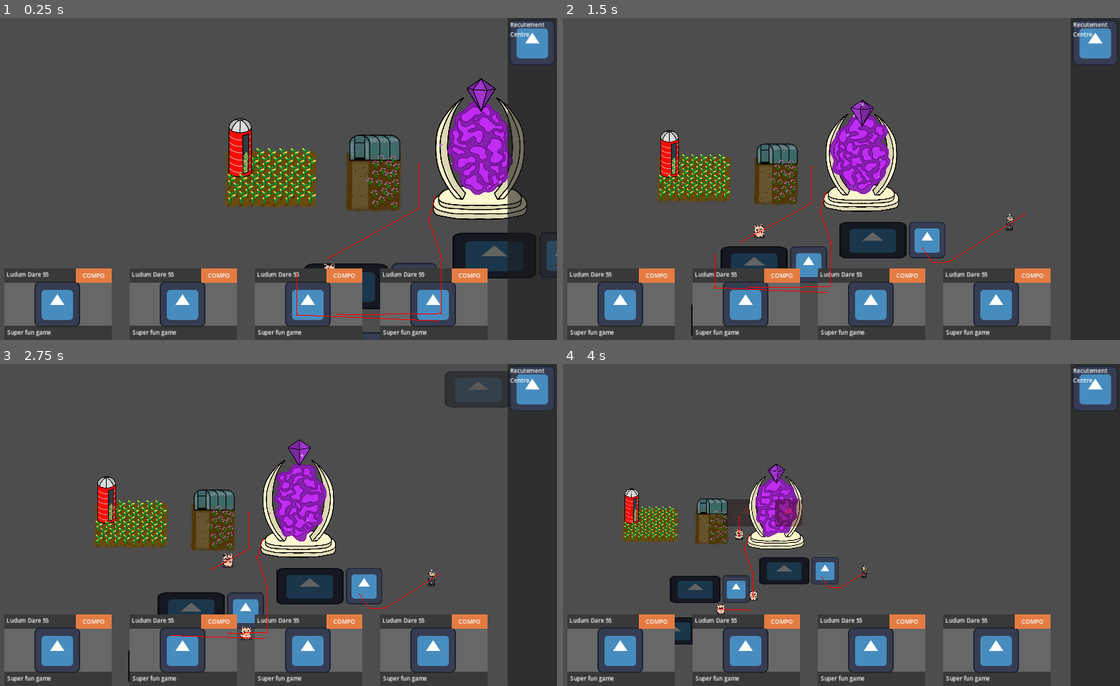
Above: before the commit, frames 1-4 (two rows, left to right).
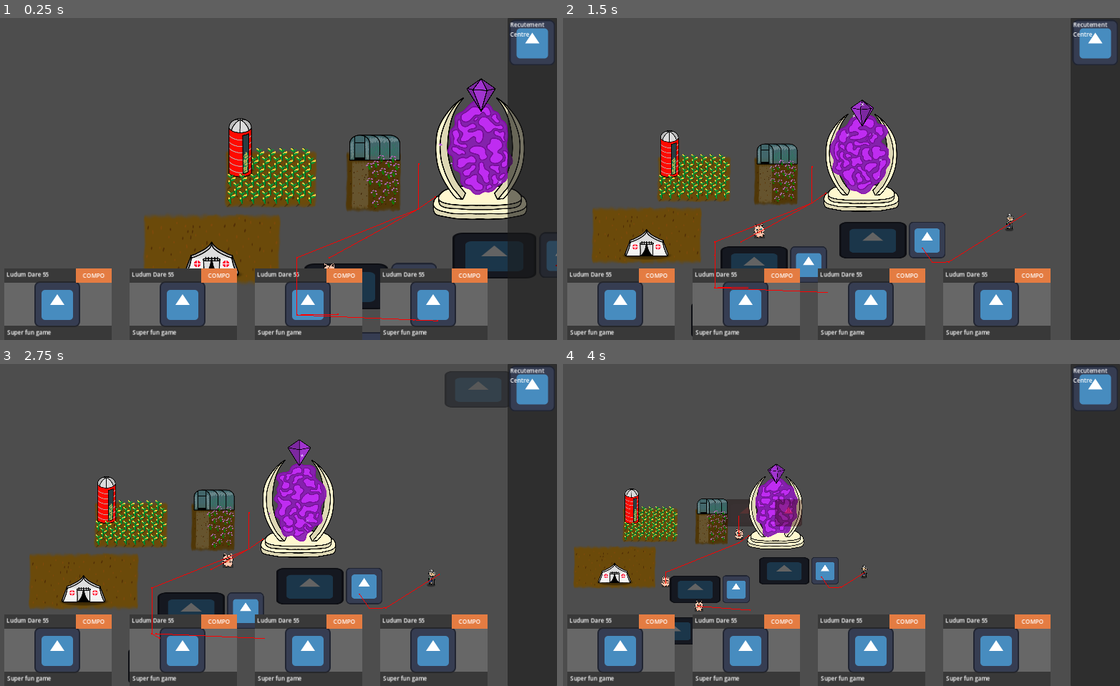
Above: after the commit, the same moments.

Repository: CiaranWoodward/LD55
Game: Godot game, scene res://Map/GameMap.tscn
Two runs of this game, one before a commit and one after it. Both use one fixed random seed, a clock stepped at 60 frames per second and the inputs below. The engine's default icon, where the game draws it, is replaced by a stand-in: a white triangle on a blue panel in a dark square.
Inputs (mouse positions are in pixels of both pictures, inside the frame that each line leads up to):
- Up to frame 1 (0.25 s): no input
- Up to frame 2 (1.5 s): move the mouse to (958, 162) at 0.52 s; hold Right (ui_right) 0.53-1.25 s; hold Mouse wheel down (zoom_in) 0.53-1.25 s; click (958, 162) at 0.67 s; drag from (718, 195) to (796, 265) at 1.27 s
- Up to frame 3 (2.75 s): click "Recutement Centre" at 2 s
- Up to frame 4 (4 s): move the mouse to (891, 454) at 2.77 s; hold Right (ui_right) 2.78-3.5 s; hold Mouse wheel down (zoom_in) 2.78-3.5 s; drag from (802, 589) to (785, 512) at 3.52 s

The runs differ from the first frame. In frame 1, 4.4% of the frame differs, in the area x 25-80%, y 44-93%; in frame 2, 3.5%; in frame 3, 3.6%; in frame 4, 2.1%.

Commit message:
created field hospital scene

Diff:
--- /dev/null
+++ b/Buildings/FieldHospital.gd
@@ -0,0 +1,23 @@
+extends ProductionBuilding
+
+# Called when the node enters the scene tree for the first time.
+func _ready():
+	super._ready()
+
+# Called every frame. 'delta' is the elapsed time since the previous frame.
+func _process(delta):
+	super._process(delta)
+
+func do_build():
+	super.do_build()
+	change_inventory_count(Global.ResourceType.CORN, 1)
+	change_queue_count(Global.ResourceType.CORN, 1)
+	change_queue_count(Global.ResourceType.CAT, -1)
+
+func handle_character(character: BaseCharacter):
+	if (character is Cat):
+		if (character.has_resource(Global.ResourceType.CAT)):
+			character.give_resource(Global.ResourceType.CORN)
+			change_inventory_count(Global.ResourceType.CORN, -1)
+			change_queue_count(Global.ResourceType.CORN, -1)
+			change_queue_count(Global.ResourceType.CAT, 1)
--- /dev/null
+++ b/Buildings/FieldHospital.tscn
@@ -0,0 +1,98 @@
+[gd_scene load_steps=10 format=3 uid="uid://radowl65xsta"]
+
+[ext_resource type="Script" path="res://Buildings/FieldHospital.gd" id="1_jjc0k"]
+[ext_resource type="Texture2D" uid="uid://dp4ghly3jtsek" path="res://Graphics/Buildings/Ground0000.png" id="2_k4ng1"]
+[ext_resource type="Texture2D" uid="uid://ewhg68vdj3ix" path="res://Graphics/Buildings/GroundFlecks0000.png" id="3_bvfl0"]
+[ext_resource type="Texture2D" uid="uid://0el1k285e4s2" path="res://Graphics/Buildings/PortalParticle0000.png" id="4_cywp8"]
+[ext_resource type="Texture2D" uid="uid://cnofoyfnapnlu" path="res://Graphics/Buildings/FieldHospital/Fill0000.png" id="5_eghah"]
+[ext_resource type="Texture2D" uid="uid://bfoh7k3fj37j5" path="res://Graphics/Buildings/FieldHospital/FieldHospital0000.png" id="6_ifdpd"]
+[ext_resource type="Texture2D" uid="uid://ypr10migvsrd" path="res://Graphics/Buildings/FieldHospital/Cross0000.png" id="7_c6pry"]
+
+[sub_resource type="RectangleShape2D" id="RectangleShape2D_p2y8g"]
+size = Vector2(382.375, 202)
+
+[sub_resource type="NavigationPolygon" id="NavigationPolygon_rd5b6"]
+vertices = PackedVector2Array(-38, 82, -127, 84, -126, -79, -38, 22, 230, -79, 223, 82, 140, 81, 138, 18, 51, -37)
+polygons = Array[PackedInt32Array]([PackedInt32Array(0, 1, 2, 3), PackedInt32Array(4, 5, 6, 7), PackedInt32Array(8, 3, 2), PackedInt32Array(8, 2, 4), PackedInt32Array(4, 7, 8)])
+outlines = Array[PackedVector2Array]([PackedVector2Array(-28, 92, -28, 27, 51, -25, 128, 24, 131, 91, 233, 93, 240, -89, -136, -89, -138, 95)])
+source_geometry_group_name = &"navigation_polygon_source_group"
+
+[node name="FieldHospital" type="Node2D"]
+script = ExtResource("1_jjc0k")
+
+[node name="Graphic" type="Node2D" parent="."]
+y_sort_enabled = true
+
+[node name="Ground" type="Node2D" parent="Graphic"]
+z_index = -1
+position = Vector2(87, 0)
+scale = Vector2(-1.314, -1.681)
+
+[node name="Back" type="Sprite2D" parent="Graphic/Ground"]
+self_modulate = Color(0.419608, 0.290196, 0.0392157, 1)
+position = Vector2(-0.380506, -0.297506)
+scale = Vector2(0.810496, 1.23167)
+texture = ExtResource("2_k4ng1")
+
+[node name="Flecks" type="Sprite2D" parent="Graphic/Ground"]
+self_modulate = Color(0.498039, 0.286275, 0.0392157, 1)
+position = Vector2(-0.380517, -0.297504)
+scale = Vector2(0.818106, 1.23167)
+texture = ExtResource("3_bvfl0")
+
+[node name="Ground2" type="Node2D" parent="Graphic"]
+z_index = -1
+position = Vector2(-88, 0)
+scale = Vector2(1.31401, 1.68064)
+
+[node name="Back" type="Sprite2D" parent="Graphic/Ground2"]
+self_modulate = Color(0.419608, 0.290196, 0.0392157, 1)
+position = Vector2(-0.380506, -0.297506)
+scale = Vector2(0.810496, 1.23167)
+texture = ExtResource("2_k4ng1")
+
+[node name="Flecks" type="Sprite2D" parent="Graphic/Ground2"]
+self_modulate = Color(0.498039, 0.286275, 0.0392157, 1)
+position = Vector2(-0.380517, -0.297504)
+scale = Vector2(0.818106, 1.23167)
+texture = ExtResource("3_bvfl0")
+
+[node name="Tent" type="Node2D" parent="Graphic"]
+position = Vector2(0, 73)
+scale = Vector2(0.8, 0.8)
+
+[node name="Shadow" type="Sprite2D" parent="Graphic/Tent"]
+self_modulate = Color(0, 0, 0, 0.607843)
+position = Vector2(0, -5)
+scale = Vector2(4.45186, 0.937689)
+texture = ExtResource("4_cywp8")
+
+[node name="Fill" type="Sprite2D" parent="Graphic/Tent"]
+self_modulate = Color(0.956863, 0.956863, 0.956863, 1)
+position = Vector2(0, -56)
+texture = ExtResource("5_eghah")
+
+[node name="Tent" type="Sprite2D" parent="Graphic/Tent"]
+position = Vector2(0, -56)
+texture = ExtResource("6_ifdpd")
+
+[node name="Cross" type="Sprite2D" parent="Graphic/Tent"]
+position = Vector2(0, -56)
+texture = ExtResource("7_c6pry")
+
+[node name="BuildPrevention" type="Area2D" parent="."]
+visible = false
+collision_layer = 3
+
+[node name="BuildPreventionShape" type="CollisionShape2D" parent="BuildPrevention"]
+shape = SubResource("RectangleShape2D_p2y8g")
+
+[node name="Polygon2D" type="Polygon2D" parent="." groups=["navigation_blocking_group"]]
+color = Color(1, 1, 1, 0)
+polygon = PackedVector2Array(-184, -92, 188, -92, 182, 92, 22, 89, 21, 30, -21, 30, -25, 89, -186, 94)
+
+[node name="WorkingNavigationRegion" type="NavigationRegion2D" parent="."]
+visible = false
+position = Vector2(-52, -1)
+navigation_polygon = SubResource("NavigationPolygon_rd5b6")
+navigation_layers = 2
--- /dev/null
+++ b/Buildings/HerbGarden.gd
@@ -0,0 +1,23 @@
+extends ProductionBuilding
+
+# Called when the node enters the scene tree for the first time.
+func _ready():
+	super._ready()
+
+# Called every frame. 'delta' is the elapsed time since the previous frame.
+func _process(delta):
+	super._process(delta)
+
+func do_build():
+	super.do_build()
+	change_inventory_count(Global.ResourceType.CORN, 1)
+	change_queue_count(Global.ResourceType.CORN, 1)
+	change_queue_count(Global.ResourceType.CAT, -1)
+
+func handle_character(character: BaseCharacter):
+	if (character is Cat):
+		if (character.has_resource(Global.ResourceType.CAT)):
+			character.give_resource(Global.ResourceType.CORN)
+			change_inventory_count(Global.ResourceType.CORN, -1)
+			change_queue_count(Global.ResourceType.CORN, -1)
+			change_queue_count(Global.ResourceType.CAT, 1)
--- a/Buildings/HerbGarden.tscn
+++ b/Buildings/HerbGarden.tscn
@@ -1,6 +1,6 @@
 [gd_scene load_steps=11 format=3 uid="uid://xwnmbnqormf4"]
 
-[ext_resource type="Script" path="res://Buildings/CornField.gd" id="1_hj6p5"]
+[ext_resource type="Script" path="res://Buildings/HerbGarden.gd" id="1_51b6j"]
 [ext_resource type="Texture2D" uid="uid://dp4ghly3jtsek" path="res://Graphics/Buildings/Ground0000.png" id="2_wawuv"]
 [ext_resource type="Texture2D" uid="uid://ewhg68vdj3ix" path="res://Graphics/Buildings/GroundFlecks0000.png" id="3_n3lwa"]
 [ext_resource type="Texture2D" uid="uid://mnptu41hifo4" path="res://Graphics/Buildings/HerbGarden/GreenhousePlants0000.png" id="4_i3scb"]
@@ -19,7 +19,7 @@
 source_geometry_group_name = &"navigation_polygon_source_group"
 
 [node name="HerbGarden" type="Node2D"]
-script = ExtResource("1_hj6p5")
+script = ExtResource("1_51b6j")
 
 [node name="Graphic" type="Node2D" parent="."]
 y_sort_enabled = true
@@ -37,23 +37,23 @@
 
 [node name="Path" type="Sprite2D" parent="Graphic/Ground"]
 self_modulate = Color(0.603922, 0.52549, 0.352941, 0.647059)
-position = Vector2(-45.7542, 55.2483)
-scale = Vector2(0.301851, 0.800537)
+position = Vector2(-45.7542, 54.9664)
+scale = Vector2(0.301851, 0.794899)
 texture = ExtResource("2_wawuv")
 
 [node name="Flecks" type="Sprite2D" parent="Graphic/Ground"]
 self_modulate = Color(0.498039, 0.286275, 0.0392157, 1)
 texture_repeat = 2
-position = Vector2(-0.405133, 72.5503)
-scale = Vector2(0.945704, 0.449719)
+position = Vector2(-0.405133, 68.6591)
+scale = Vector2(0.945704, 0.527544)
 texture = ExtResource("3_n3lwa")
 
 [node name="Flecks2" type="Sprite2D" parent="Graphic/Ground"]
 self_modulate = Color(0.498039, 0.286275, 0.0392157, 1)
 texture_repeat = 2
-position = Vector2(3.40772, 28.0134)
+position = Vector2(2.55853, 31.0269)
 rotation = 3.14159
-scale = Vector2(0.946, 0.45)
+scale = Vector2(1.01111, 0.51027)
 texture = ExtResource("3_n3lwa")
 
 [node name="Greenhouse" type="Node2D" parent="Graphic"]
@@ -98,7 +98,7 @@
 position = Vector2(8, -37)
 
 [node name="Herb7" parent="Graphic" instance=ExtResource("8_mmhl0")]
-position = Vector2(60, 78)
+position = Vector2(-10, -31)
 
 [node name="Herb8" parent="Graphic" instance=ExtResource("8_mmhl0")]
 position = Vector2(44, -37)
@@ -128,13 +128,13 @@
 position = Vector2(44, -5)
 
 [node name="Herb17" parent="Graphic" instance=ExtResource("8_mmhl0")]
-position = Vector2(47, 52)
+position = Vector2(56, 66)
 
 [node name="Herb18" parent="Graphic" instance=ExtResource("8_mmhl0")]
 position = Vector2(28, -17)
 
 [node name="Herb19" parent="Graphic" instance=ExtResource("8_mmhl0")]
-position = Vector2(32, 39)
+position = Vector2(37, 42)
 
 [node name="Herb20" parent="Graphic" instance=ExtResource("8_mmhl0")]
 position = Vector2(18, 16)
--- a/Map/GameMap.tscn
+++ b/Map/GameMap.tscn
@@ -13,6 +13,7 @@
 [ext_resource type="PackedScene" uid="uid://rana6ggydmfn" path="res://Characters/Granny.tscn" id="8_u3pgy"]
 [ext_resource type="PackedScene" uid="uid://c52obgi0jrhc1" path="res://Buildings/CornField.tscn" id="10_3752r"]
 [ext_resource type="PackedScene" uid="uid://xwnmbnqormf4" path="res://Buildings/HerbGarden.tscn" id="13_fryhv"]
+[ext_resource type="PackedScene" uid="uid://radowl65xsta" path="res://Buildings/FieldHospital.tscn" id="14_aa4xp"]
 
 [sub_resource type="NavigationPolygon" id="NavigationPolygon_imvrd"]
 outlines = Array[PackedVector2Array]([PackedVector2Array(-571, -416, 1749, -422, 1799, 1434, -652, 1424)])
@@ -82,3 +83,6 @@
 
 [node name="HerbGarden" parent="." instance=ExtResource("13_fryhv")]
 position = Vector2(287, 6)
+
+[node name="FieldHospital" parent="." instance=ExtResource("14_aa4xp")]
+position = Vector2(-164, 197)
Renamed: Graphics/Buildings/FieldHospital/FielHospital0000.png -> Graphics/Buildings/FieldHospital/FieldHospital0000.png
Not shown, changed: Graphics/Buildings/FieldHospital/FieldHospital0000.png.import
Not shown: 1 places in Map/GameMap.tscn that only renumber resources
